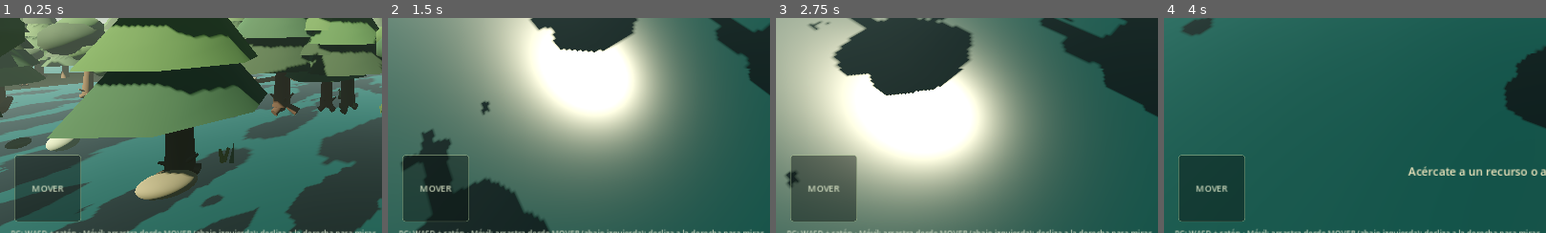
Above: before the commit, frames 1-4 (left to right).
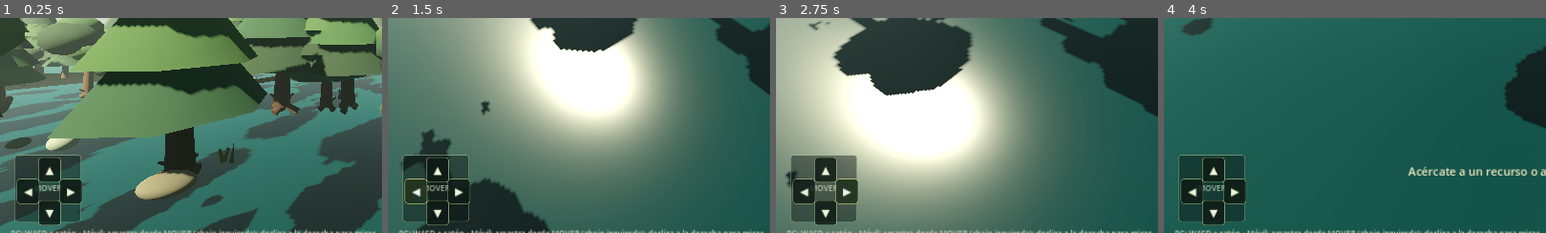
Above: after the commit, the same moments.

Repository: nicolamona/wildline
Game: Godot game, scene res://scenes/main.tscn
The game is run twice, just before and just after one commit, with the same random seed, the same clock (stepped at 60 frames per second) and the same inputs.
Inputs (mouse positions are % of the whole screen's width and height, from its top left):
- Up to frame 1 (0.25 s): no input
- Up to frame 2 (1.5 s): click (6, 83) at 0.5 s, where only the run after the commit has a clickable "▲"; click (4, 88) at 1.25 s, where only the run after the commit has a clickable "◀"
- Up to frame 3 (2.75 s): click (9, 88) at 2 s, where only the run after the commit has a clickable "▶"
- Up to frame 4 (4 s): click (6, 93) at 2.75 s, where only the run after the commit has a clickable "▼"; click "◈ INTERACTUAR" at 3.5 s
The pictures show only the part of the screen within x 0-50%, y 47-97%; the shares and areas given below are measured in that part.

The runs differ from the first frame. In frame 1, 2.4% of the frame differs, in the area x 4-22%, y 64-97%; in frame 2, 1.0%; in frame 3, 2.7%; in frame 4, 2.8%.

Commit message:
Add reliable hold-to-move touch buttons as joystick fallback

Diff:
--- a/godot/scripts/world.gd
+++ b/godot/scripts/world.gd
@@ -507,10 +507,15 @@
 	joystick_label.set_anchors_and_offsets_preset(Control.PRESET_FULL_RECT)
 	joystick_label.horizontal_alignment = HORIZONTAL_ALIGNMENT_CENTER
 	joystick_label.vertical_alignment = VERTICAL_ALIGNMENT_CENTER
-	joystick_label.add_theme_font_size_override("font_size", 15)
-	joystick_label.add_theme_color_override("font_color", Color(0.87, 0.91, 0.79, 0.9))
+	joystick_label.add_theme_font_size_override("font_size", 13)
+	joystick_label.add_theme_color_override("font_color", Color(0.87, 0.91, 0.79, 0.75))
 	joystick_label.mouse_filter = Control.MOUSE_FILTER_IGNORE
 	joystick_base.add_child(joystick_label)
+	# Backup directional controls: reliable press-and-hold buttons for mobile browsers.
+	_add_move_button(joystick_base, "▲", Vector2(40, 4), Vector2(32, 32), Vector2(0, -1))
+	_add_move_button(joystick_base, "◀", Vector2(4, 40), Vector2(32, 32), Vector2(-1, 0))
+	_add_move_button(joystick_base, "▶", Vector2(76, 40), Vector2(32, 32), Vector2(1, 0))
+	_add_move_button(joystick_base, "▼", Vector2(40, 76), Vector2(32, 32), Vector2(0, 1))
 	var hint := Label.new()
 	hint.text = "PC: WASD + ratón · Móvil: arrastra desde MOVER (abajo izquierda); desliza a la derecha para mirar"
 	hint.anchor_left = 0.0
@@ -524,6 +529,30 @@
 	hint.add_theme_font_size_override("font_size", 13)
 	hint.add_theme_color_override("font_color", Color(0.77, 0.82, 0.73))
 	hud.add_child(hint)
+
+func _add_move_button(parent: Control, caption: String, offset: Vector2, button_size: Vector2, direction: Vector2) -> void:
+	var move_button := Button.new()
+	move_button.text = caption
+	move_button.position = offset
+	move_button.size = button_size
+	move_button.focus_mode = Control.FOCUS_NONE
+	move_button.mouse_filter = Control.MOUSE_FILTER_STOP
+	move_button.add_theme_font_size_override("font_size", 18)
+	move_button.add_theme_color_override("font_color", Color(0.92, 0.96, 0.84))
+	move_button.add_theme_stylebox_override("normal", _hud_panel(Color(0.055, 0.10, 0.08, 0.82), Color(0.55, 0.69, 0.47, 0.9)))
+	move_button.add_theme_stylebox_override("hover", _hud_panel(Color(0.13, 0.21, 0.13, 0.95), Color(0.79, 0.77, 0.48, 1.0)))
+	move_button.add_theme_stylebox_override("pressed", _hud_panel(Color(0.19, 0.28, 0.15, 0.98), Color(0.9, 0.82, 0.46, 1.0)))
+	move_button.button_down.connect(_on_move_button_down.bind(direction))
+	move_button.button_up.connect(_on_move_button_up)
+	parent.add_child(move_button)
+
+func _on_move_button_down(direction: Vector2) -> void:
+	if is_instance_valid(player):
+		player.move_input = direction
+
+func _on_move_button_up() -> void:
+	if is_instance_valid(player):
+		player.move_input = Vector2.ZERO
 
 func _on_joystick_gui_input(event: InputEvent, pad: Control) -> void:
 	if not is_instance_valid(player):
